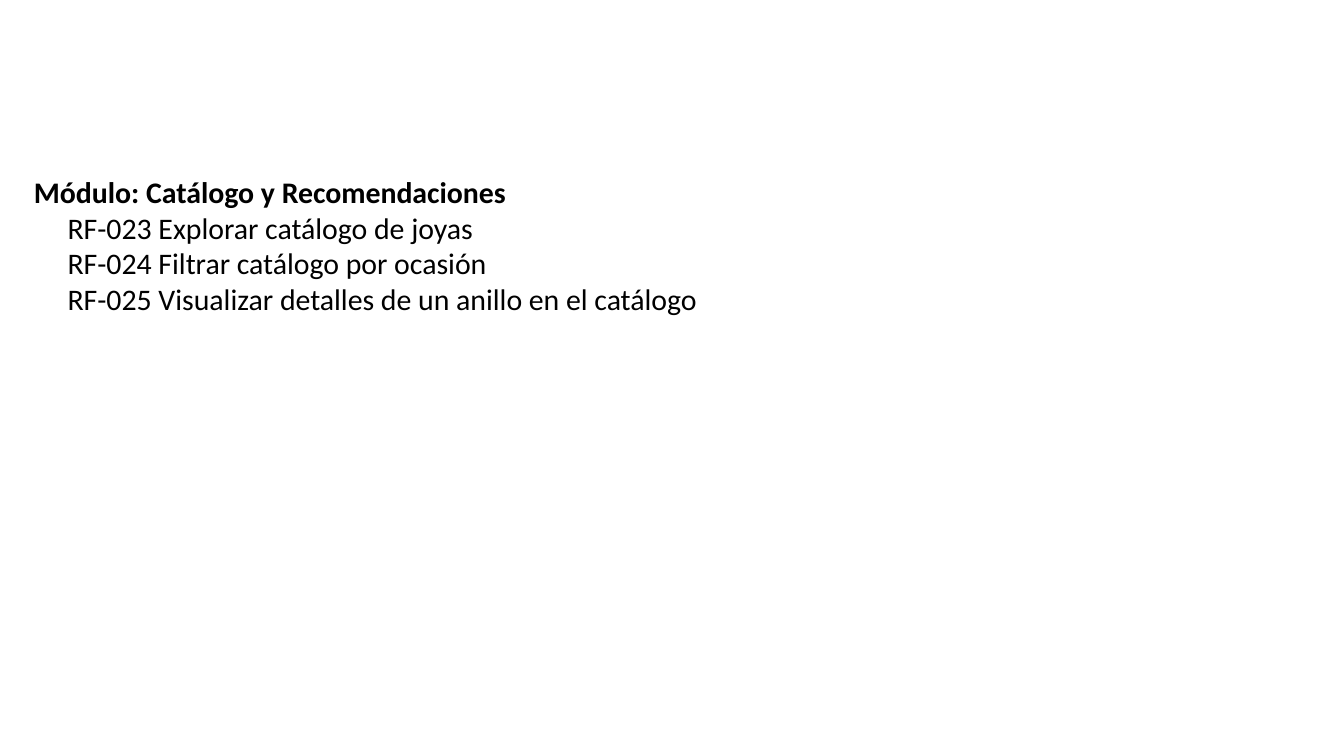
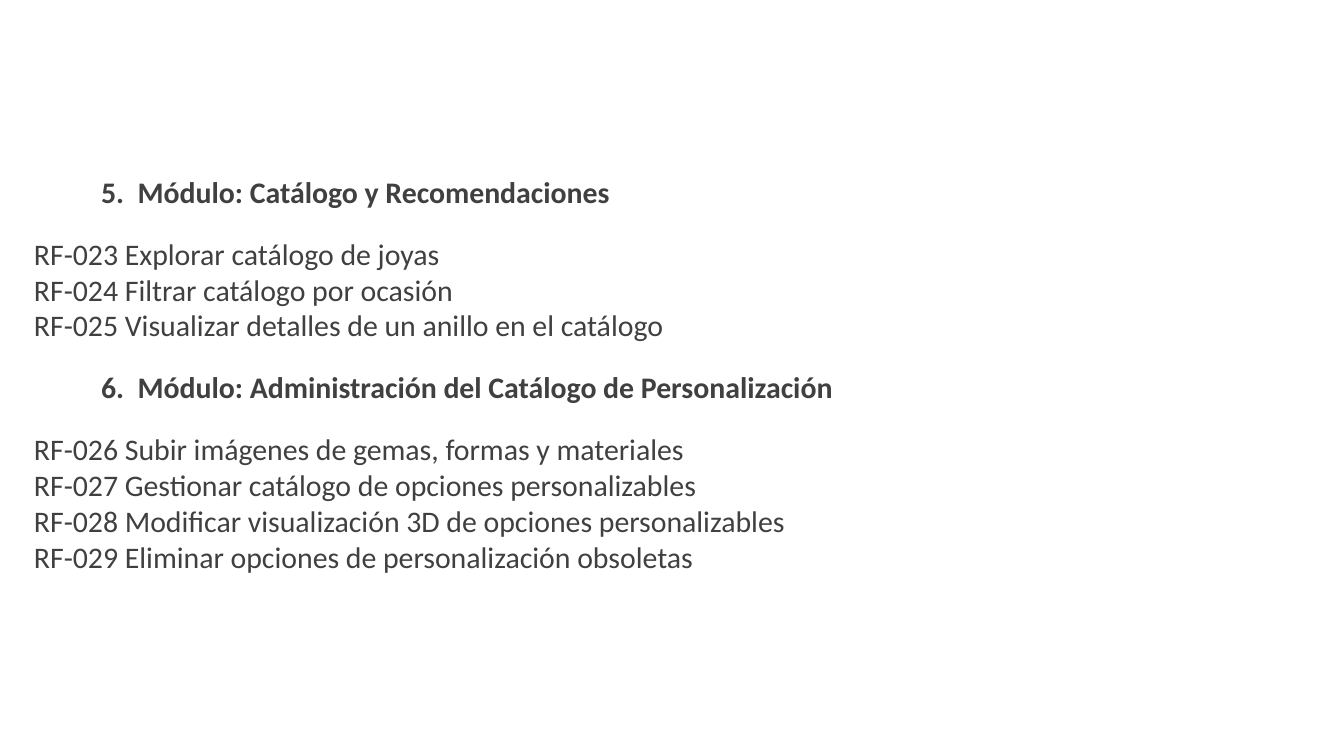
Before and after one commit to Natalia0404/ProyectoBrisasGems, a slide deck: slide 19 of Trimestre 2/1. Presentación proyecto plantilla SENA.pptx. Drawn at 1344x756 pixels with LibreOffice and Linux fonts; fonts in the diff are those of the drawing; background and template pictures are left out. Boxes give left, top, right and bottom in pixels: in the first picture for what was removed or moved away, otherwise in the second. Text is boxed around its words. In the diff, an @@ line names an element or a change of style, - is before the commit and + after.

```diff
--- a/Trimestre 2/1. Presentación proyecto plantilla SENA.pptx
+++ b/Trimestre 2/1. Presentación proyecto plantilla SENA.pptx
@@ text at box(101, 182, 609, 208): text changed; text colour #000000 to #404040 @@
-Módulo: Catálogo y Recomendaciones
+  5. Módulo: Catálogo y Recomendaciones
@@ text at box(34, 244, 663, 341): text colour #000000 to #404040 in "RF-023 Explorar catálogo de joyas", "RF-024 Filtrar catálogo por ocasión", "RF-025 Visualizar detalles de un anillo en ..."; indent changed @@
@@ text at box(34, 377, 833, 573): paragraphs added @@
+  6. Módulo: Administración del Catálogo de Personalización
+RF-026 Subir imágenes de gemas, formas y materiales
+RF-027 Gestionar catálogo de opciones personalizables
+RF-028 Modificar visualización 3D de opciones personalizables
+RF-029 Eliminar opciones de personalización obsoletas
```
Also in this commit, not shown: 2 other slides changed, 3 slides added, 1 slide removed.
